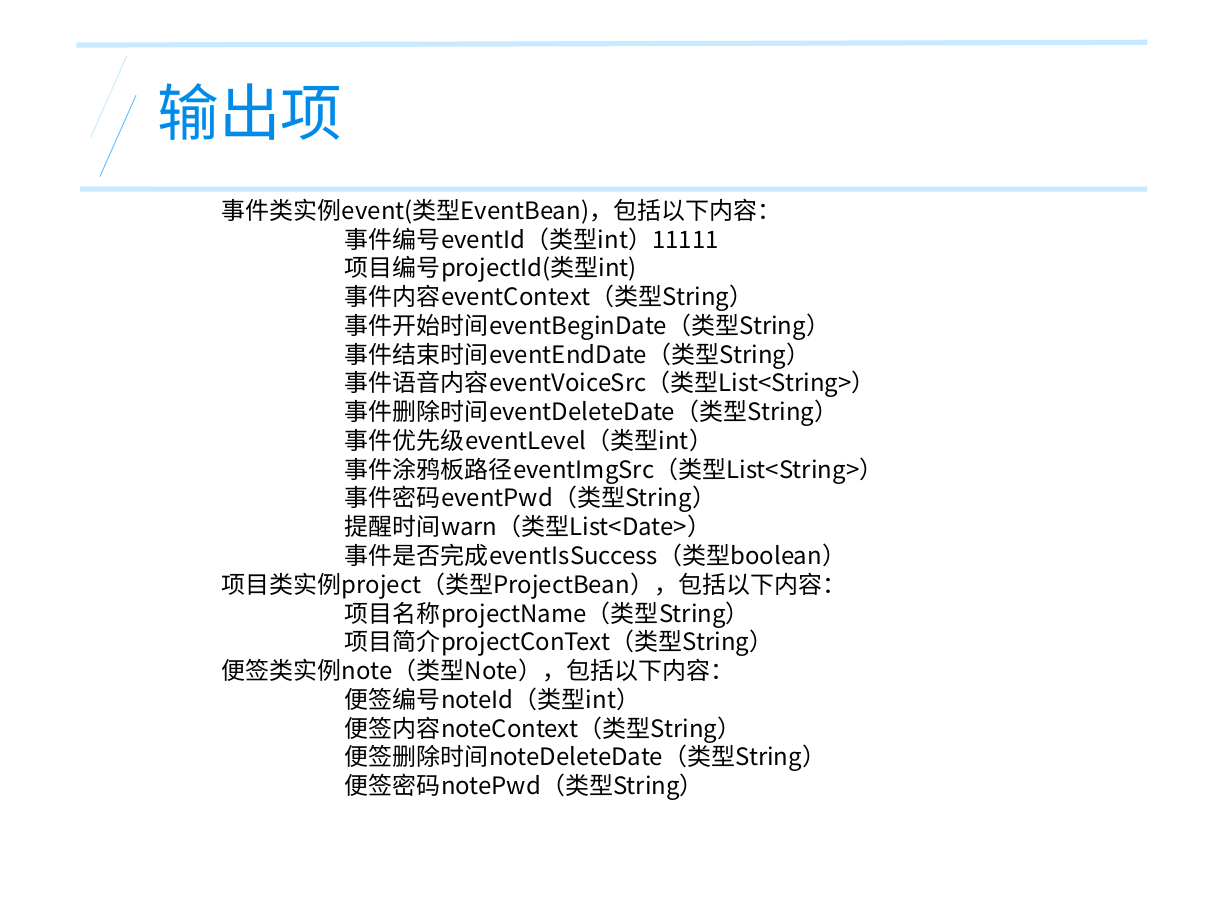
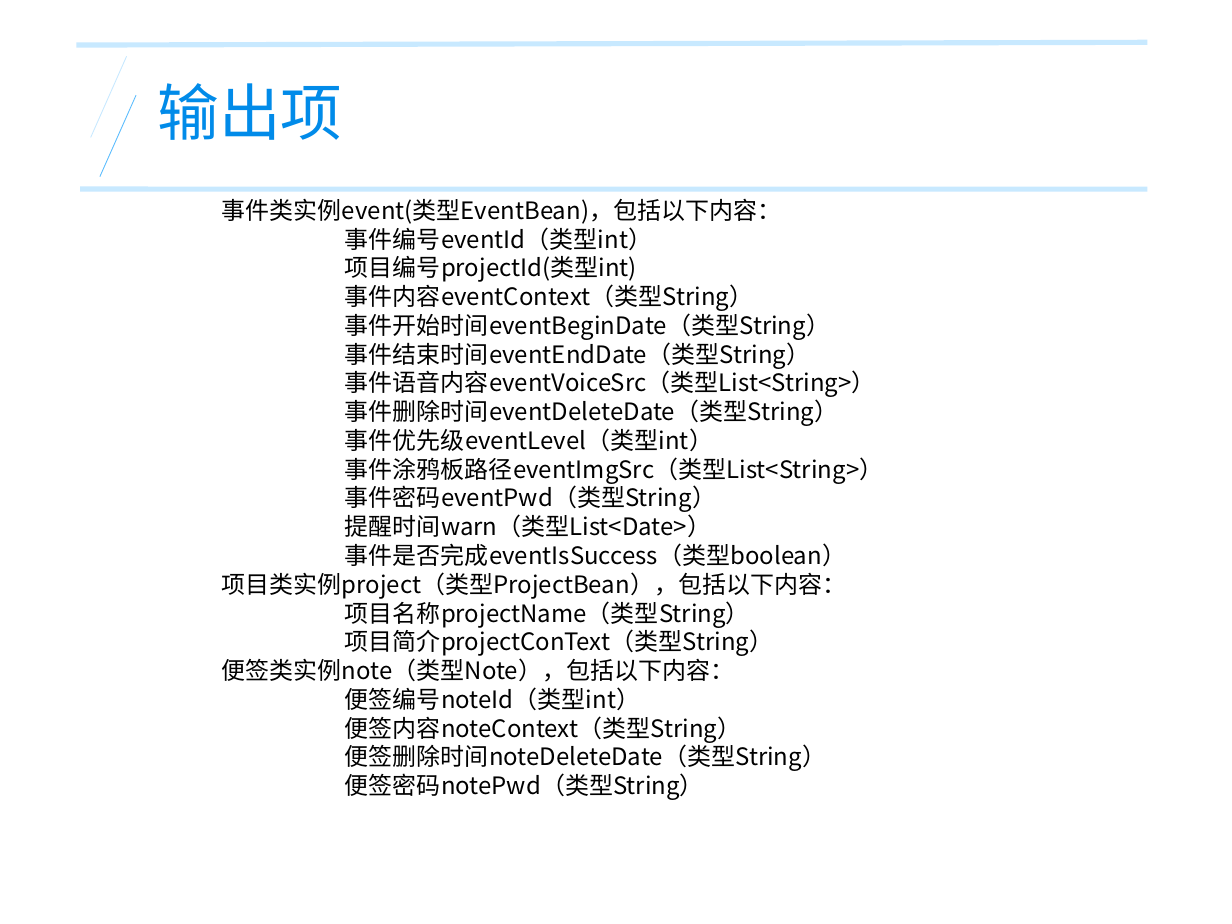
Before and after one commit to SE-2017-G4/SE-2017, a slide deck: slide 53 of Document/SE2017-G4 详细设计说明书PPT.ppt. Drawn at 1232x924 pixels with LibreOffice and Linux fonts; fonts in the diff are those of the drawing. Boxes give left, top, right and bottom in pixels: in the first picture for what was removed or moved away, otherwise in the second. Text is boxed around its words. In the diff, an @@ line names an element or a change of style, - is before the commit and + after.

```diff
--- a/Document/SE2017-G4 详细设计说明书PPT.ppt
+++ b/Document/SE2017-G4 详细设计说明书PPT.ppt
@@ text at <box>345,223,652,250</box>: text changed @@
-事件编号eventId（类型int）11111
+事件编号eventId（类型int）
```
Also in this commit, not shown: 1 other slide changed.
